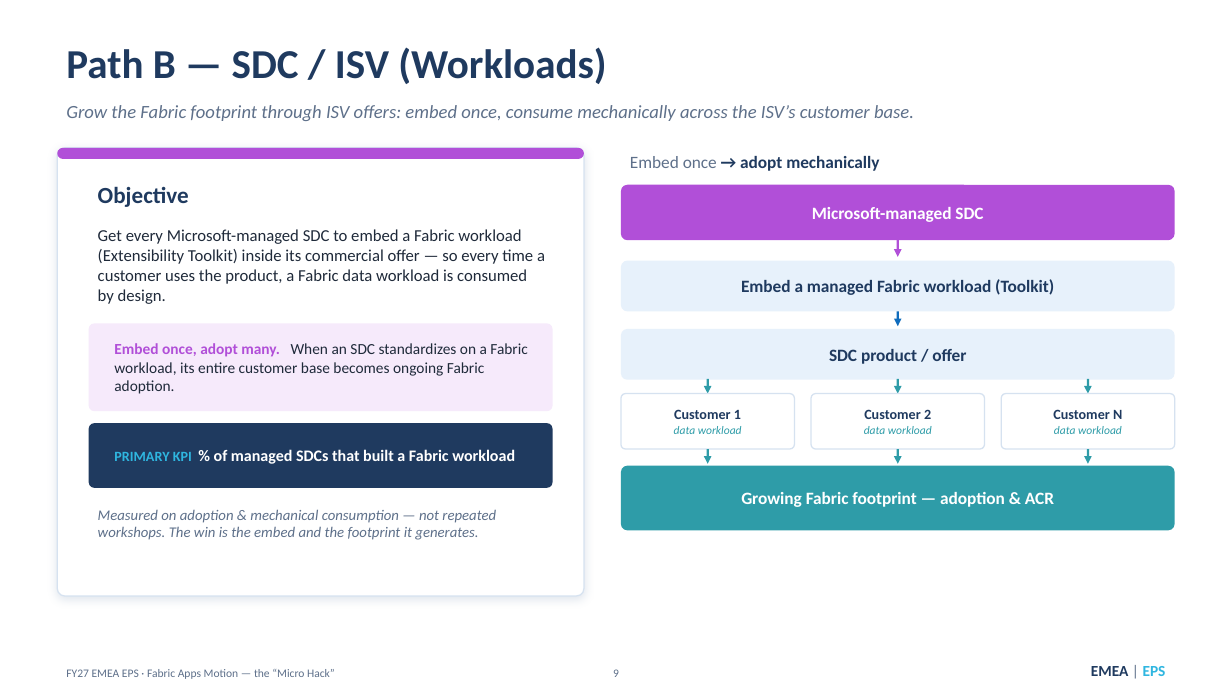
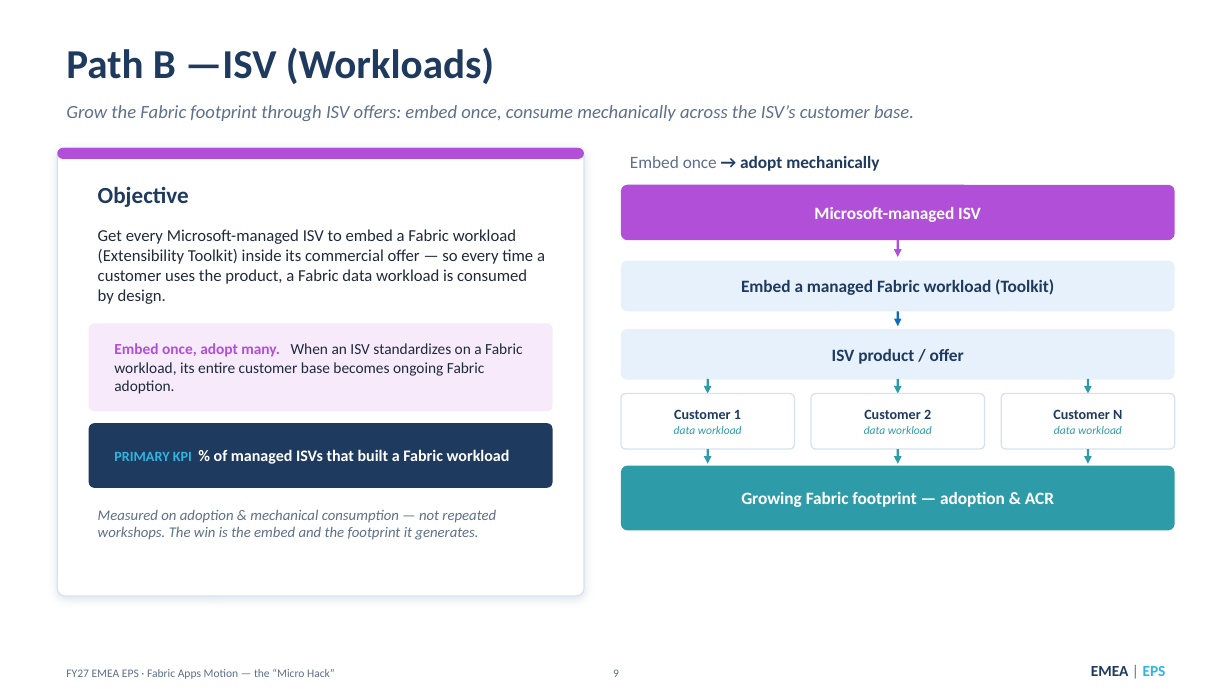
Before and after one commit to fredgis/FY27FabricMotion, a slide deck: slide 9 of docs/FY27 EMEA EPS - Fabric Apps Motion - Micro Hack.pptx. Drawn at 1232x693 pixels with LibreOffice and Linux fonts; fonts in the diff are those of the drawing; background and template pictures are left out. Boxes give left, top, right and bottom in pixels: in the first picture for what was removed or moved away, otherwise in the second. Text is boxed around its words. In the diff, an @@ line names an element or a change of style, - is before the commit and + after.

Commit message:
Update ppt

```diff
--- a/docs/FY27 EMEA EPS - Fabric Apps Motion - Micro Hack.pptx
+++ b/docs/FY27 EMEA EPS - Fabric Apps Motion - Micro Hack.pptx
@@ text at <box>66,47,494,84</box>: text changed @@
-Path B — SDC / ISV (Workloads)
+Path B —ISV (Workloads)
@@ text at <box>814,207,981,222</box>: text changed @@
-Microsoft-managed SDC
+Microsoft-managed ISV
@@ text at <box>98,229,545,304</box>: text changed @@
-Get every Microsoft-managed SDC to embed a Fabric workload (Extensibility Toolkit) inside its commercial offer — so every time a customer uses the product, a Fabric data workload is consumed by design.
+Get every Microsoft-managed ISV to embed a Fabric workload (Extensibility Toolkit) inside its commercial offer — so every time a customer uses the product, a Fabric data workload is consumed by design.
@@ text at <box>114,343,522,394</box>: text changed @@
-Embed once, adopt many. When an SDC standardizes on a Fabric workload, its entire customer base becomes ongoing Fabric adoption.
+Embed once, adopt many. When an ISV standardizes on a Fabric workload, its entire customer base becomes ongoing Fabric adoption.
@@ text at <box>832,349,964,364</box>: text changed @@
-SDC product / offer
+ISV product / offer
@@ text at <box>114,449,510,464</box>: text changed @@
-PRIMARY KPI % of managed SDCs that built a Fabric workload
+PRIMARY KPI % of managed ISVs that built a Fabric workload
```
Also in this commit, not shown: 8 other slides changed.
